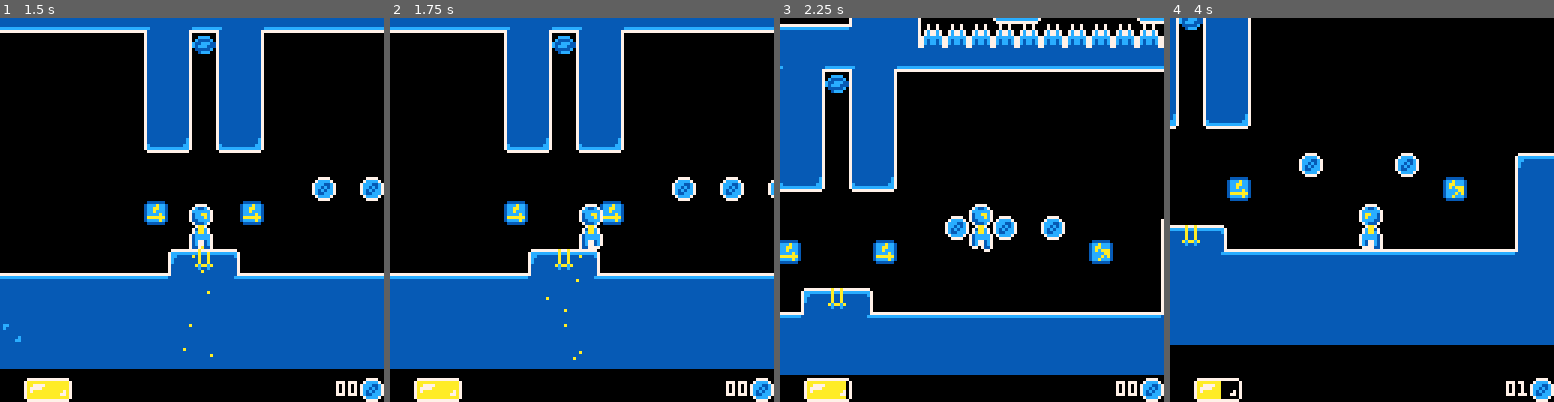
Above: before the commit, frames 1-4 (left to right).
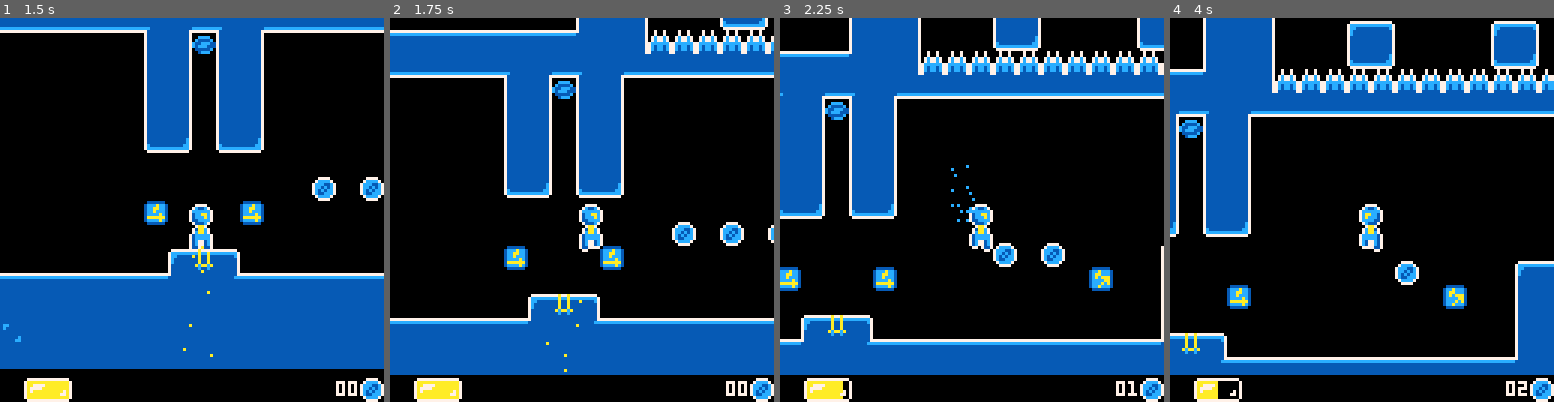
Above: after the commit, the same moments.

Repository: m-r-hunt/Pico-8-Carts
Game: PICO-8 cartridge mj73/mj73.p8
The game is run twice, just before and just after one commit, with the same random seed, the same clock (stepped at 60 frames per second) and the same inputs.
Inputs:
- Up to frame 1 (1.5 s): tap X (X key) at 0.33, 1.07 s; tap O (Z key) at 0.7 s
- Up to frame 2 (1.75 s): hold Right from 1.6 s (still down); tap O (Z key) at 1.7 s
- Up to frame 3 (2.25 s): tap X (X key) at 1.85 s; release Right at 2.1 s; tap O (Z key) at 2.1 s; hold Up from 2.15 s (still down)
- Up to frame 4 (4 s): release Up at 2.42 s; hold Right 2.47-3.03 s; tap O (Z key) every 0.4 s from 2.5 to 3.7 s; tap X (X key) at 2.97 s; hold Left 3.08-3.58 s

Frame 1 is identical in both runs. In frame 2, 33% of the frame differs, in the area x 0-100%, y 0-93%; in frame 3, 29%; in frame 4, 51%, in the area x 0-100%, y 0-100%.

Commit message:
Final changes and stuff

Diff:
--- a/mj73/mj73.lua
+++ b/mj73/mj73.lua
@@ -1,4 +1,7 @@
 local function class(tab)
+
+
+
 	local new=function(tab,...)
 		local n={}
 		setmetatable(n,{__index=tab})
@@ -238,7 +241,7 @@
 				self.dx+=-0.05*sgn(self.dx)
 			end
 		end
-		if self.on_ground and btnp(2) then
+		if self.on_ground and (btnp(2) or btnp(4)) then
 			self.dy=-1
 			energy_used=0.5
 			sfx(6)
--- a/mj73/mj73.p8
+++ b/mj73/mj73.p8
@@ -1,6 +1,9 @@
 pico-8 cartridge // http://www.pico-8.com
 version 29
 __lua__
+--chargin' chuck
+--v1.0 by max hunt
+
 #include mj73.lua
 
 __gfx__
Not shown, changed: the thumbnail (__label__) section of mj73/mj73.p8
Not shown, changed: mj73/.gitignore
Not shown, added: mj73/build.bat
Not shown, changed: mj73/mj73.trm
